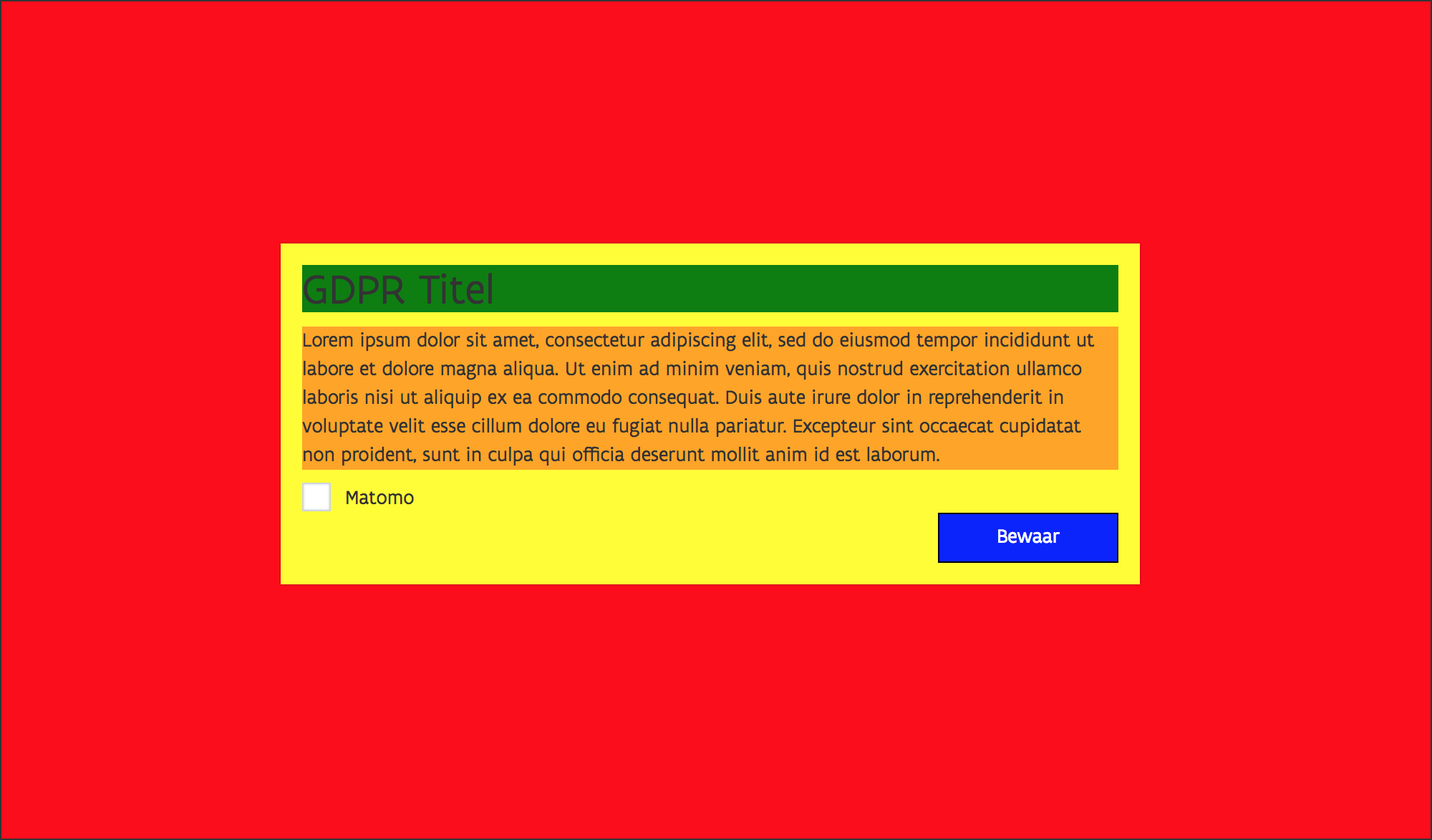
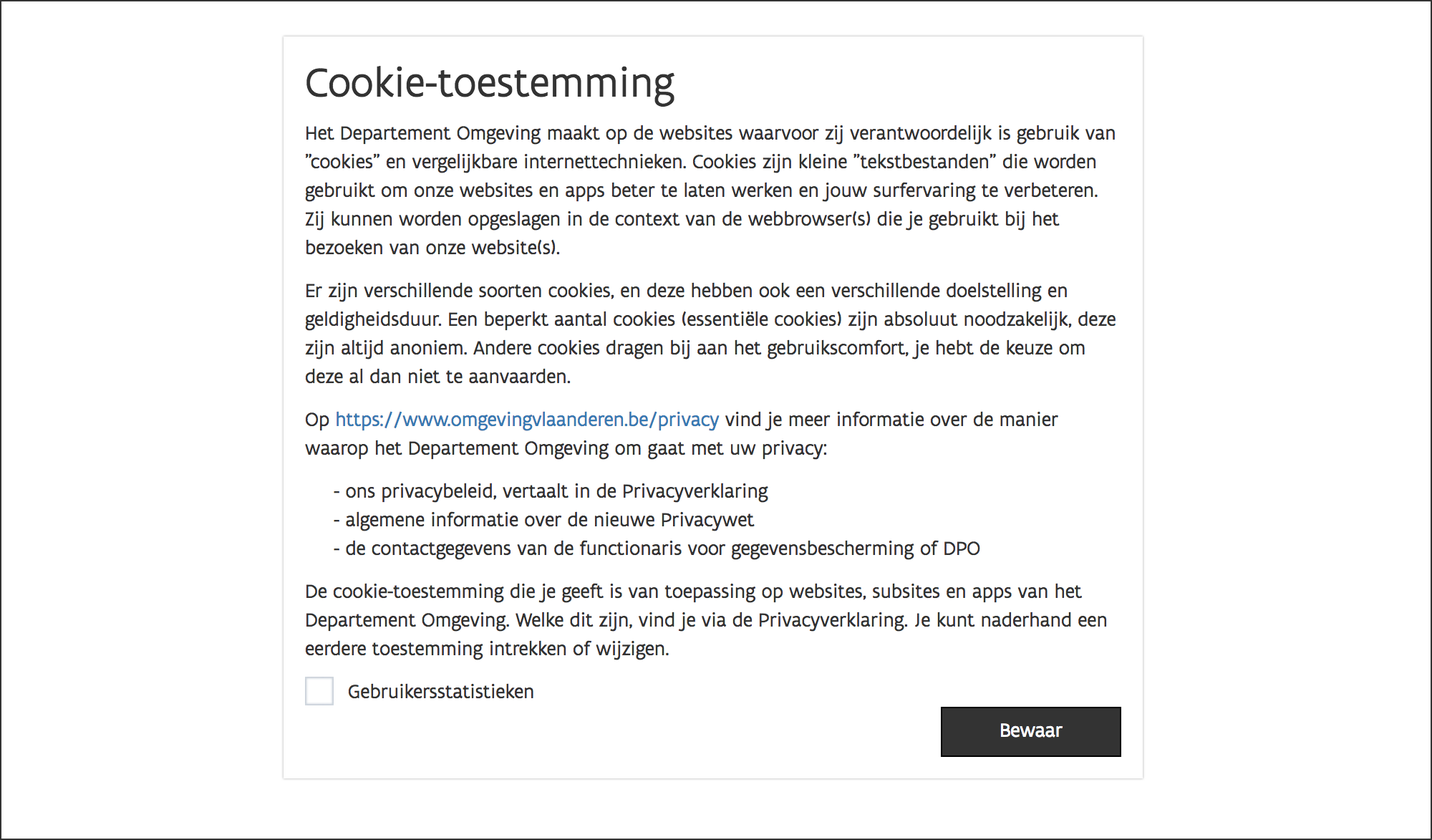
Before/after of a 1432x840 layered artwork. What changed in the layer stack:
added layer "1" (1st of 2) above "2" over [1, 1, 1431, 839]
